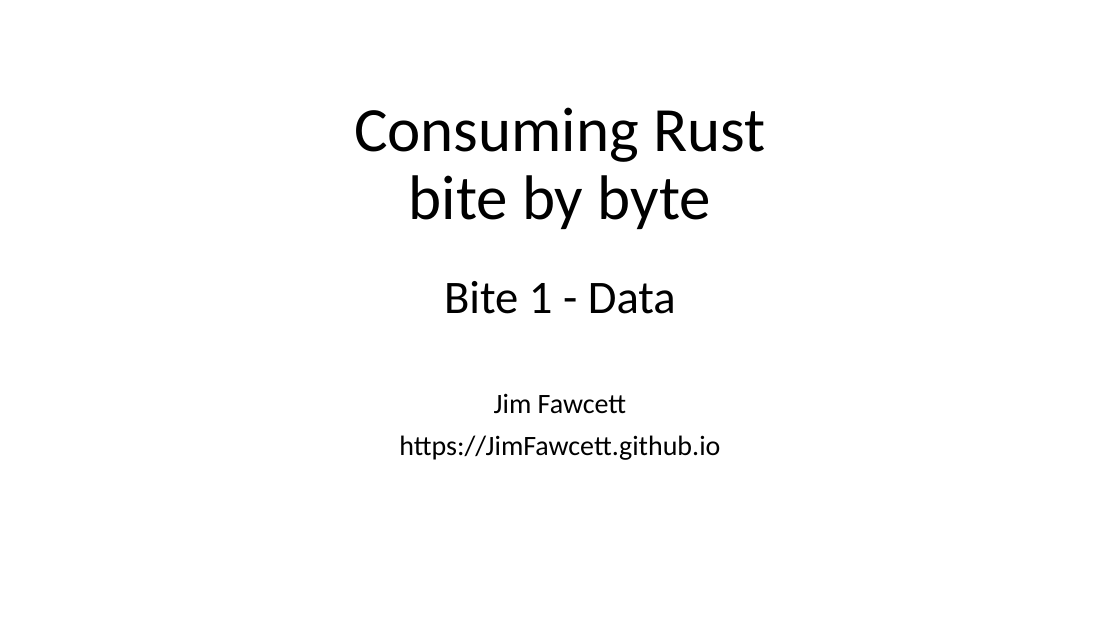
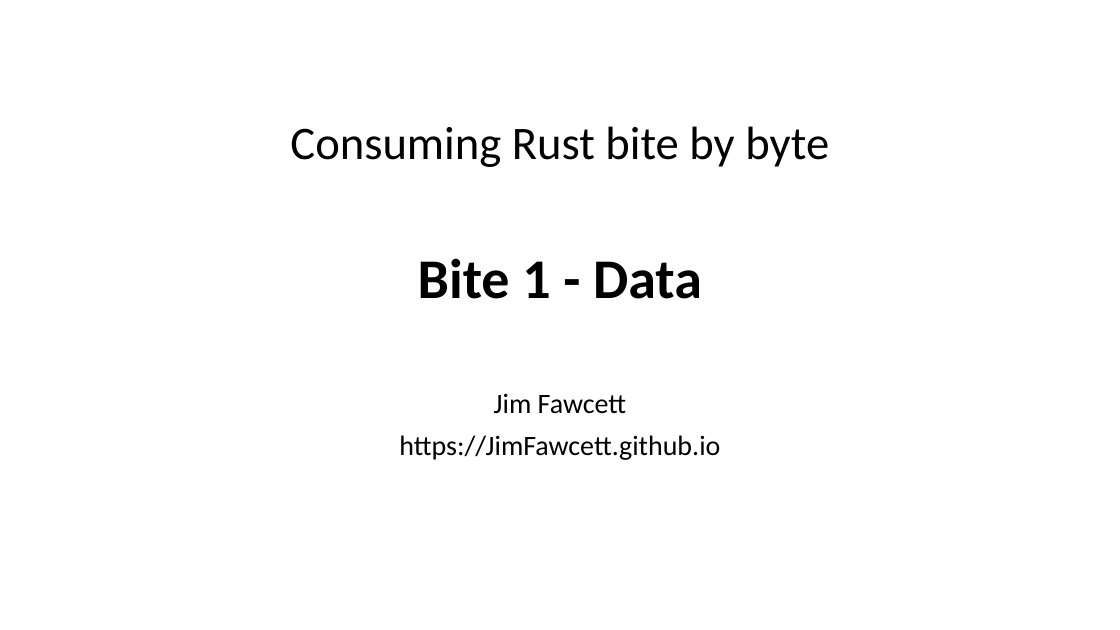
Before and after one commit to JimFawcett/JimFawcett.github.io, a slide deck: slide 1 of Resources/ConsumingRustBite1.pptx. Drawn at 1120x630 pixels with LibreOffice and Linux fonts; fonts in the diff are those of the drawing. Boxes give left, top, right and bottom in pixels: in the first picture for what was removed or moved away, otherwise in the second. Text is boxed around its words. In the diff, an @@ line names an element or a change of style, - is before the commit and + after.

Commit message:
updated text in ConsumingRustBite1

```diff
--- a/Resources/ConsumingRustBite1.pptx
+++ b/Resources/ConsumingRustBite1.pptx
@@ title "Consuming Rust bite by byte ..." at box(290, 126, 829, 299): size 54 to 40 pt in "Consuming Rust bite by byte"; size 40 to 48 pt, bold on in "Bite 1 - Data" @@
```
Also in this commit, not shown: 7 other slides changed, 1 slide added, 2 other files.
